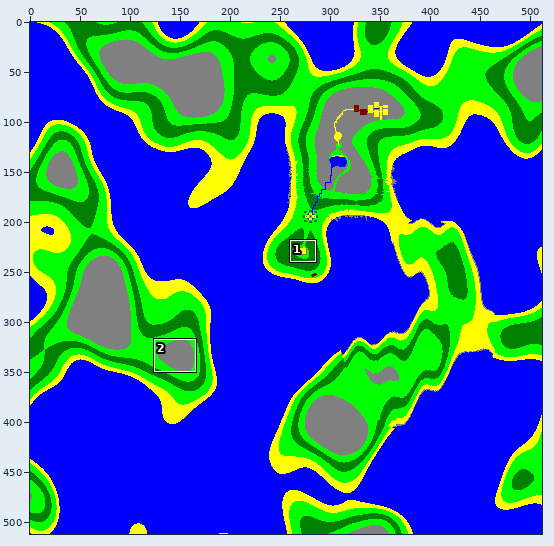
Two versions of one sprite sheet, map.png. The first picture is a wide view before the edit; the outline marks the close-up.
Close-up. The starting point:
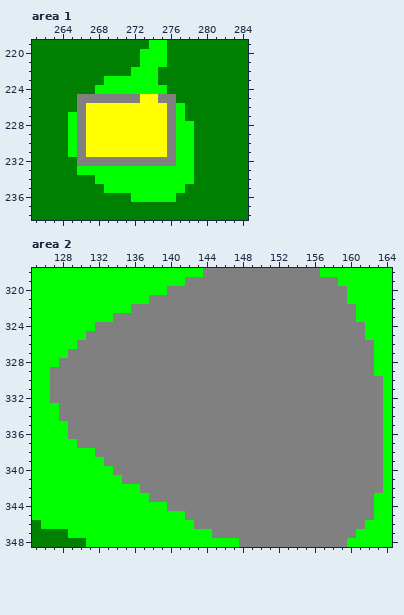
The file is 512x512 pixels. Shown: area 1: x 261..284, y 219..238; area 2: x 125..164, y 318..348. The commit also changed other parts of the picture, which this record leaves out.
The result:
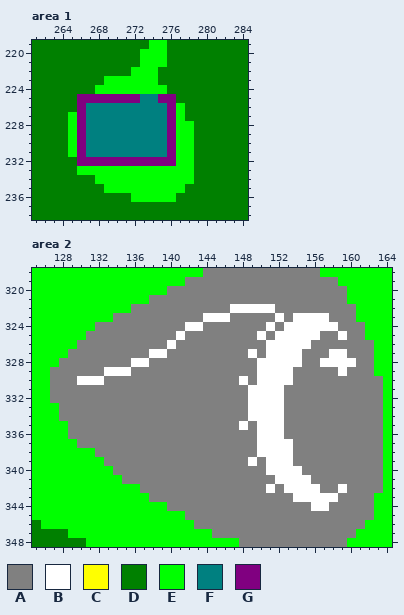
Palette (. is transparent): A #808080  B #ffffff  C #ffff00  D #008000  E #00ff00  F #008080  G #800080
Change:
--- area 1
@@ x 264..278 @@
 224 DDDDEEEEEEEEDDD
-225 DDAAAAAAACCAADD
-226 DDACCCCCCCCCAED
-227 DEACCCCCCCCCAED
-228 DEACCCCCCCCCAEE
-229 DEACCCCCCCCCAEE
-230 DEACCCCCCCCCAEE
-231 DEACCCCCCCCCAEE
-232 DDAAAAAAAAAAAEE
+225 DDGGGGGGGFFGGDD
+226 DDGFFFFFFFFFGED
+227 DEGFFFFFFFFFGED
+228 DEGFFFFFFFFFGEE
+229 DEGFFFFFFFFFGEE
+230 DEGFFFFFFFFFGEE
+231 DEGFFFFFFFFFGEE
+232 DDGGGGGGGGGGGEE
 233 DDEEEEEEEEEEEEE
--- area 2
@@ x 125..164 @@
 321 EEEEEEEEEEEEEAAAAAAAAAAAAAAAAAAAAAAEEEEE
-322 EEEEEEEEEEEAAAAAAAAAAAAAAAAAAAAAAAAAEEEE
-323 EEEEEEEEEAAAAAAAAAAAAAAAAAAAAAAAAAAAEEEE
-324 EEEEEEEAAAAAAAAAAAAAAAAAAAAAAAAAAAAAAEEE
-325 EEEEEEAAAAAAAAAAAAAAAAAAAAAAAAAAAAAAAEEE
-326 EEEEEAAAAAAAAAAAAAAAAAAAAAAAAAAAAAAAAAEE
-327 EEEEAAAAAAAAAAAAAAAAAAAAAAAAAAAAAAAAAAEE
-328 EEEAAAAAAAAAAAAAAAAAAAAAAAAAAAAAAAAAAAEE
-329 EEAAAAAAAAAAAAAAAAAAAAAAAAAAAAAAAAAAAAEE
-330 EEAAAAAAAAAAAAAAAAAAAAAAAAAAAAAAAAAAAAAE
-331 EEAAAAAAAAAAAAAAAAAAAAAAAAAAAAAAAAAAAAAE
-332 EEAAAAAAAAAAAAAAAAAAAAAAAAAAAAAAAAAAAAAE
-333 EEEAAAAAAAAAAAAAAAAAAAAAAAAAAAAAAAAAAAAE
-334 EEEAAAAAAAAAAAAAAAAAAAAAAAAAAAAAAAAAAAAE
-335 EEEEAAAAAAAAAAAAAAAAAAAAAAAAAAAAAAAAAAAE
-336 EEEEAAAAAAAAAAAAAAAAAAAAAAAAAAAAAAAAAAAE
-337 EEEEEAAAAAAAAAAAAAAAAAAAAAAAAAAAAAAAAAAE
-338 EEEEEEEAAAAAAAAAAAAAAAAAAAAAAAAAAAAAAAAE
-339 EEEEEEEEAAAAAAAAAAAAAAAAAAAAAAAAAAAAAAAE
-340 EEEEEEEEEAAAAAAAAAAAAAAAAAAAAAAAAAAAAAAE
-341 EEEEEEEEEEAAAAAAAAAAAAAAAAAAAAAAAAAAAAAE
-342 EEEEEEEEEEEEAAAAAAAAAAAAAAAAAAAAAAAAAAAE
-343 EEEEEEEEEEEEEAAAAAAAAAAAAAAAAAAAAAAAAAEE
-344 EEEEEEEEEEEEEEEAAAAAAAAAAAAAAAAAAAAAAAEE
+322 EEEEEEEEEEEAAAAAAAAAAABBBBBAAAAAAAAAEEEE
+323 EEEEEEEEEAAAAAAAAAABBBAAAAABABBBBAAAEEEE
+324 EEEEEEEAAAAAAAAAABBAAAAAAABABBBBBBAAAEEE
+325 EEEEEEAAAAAAAAAABAAAAAAAABABBBBBAABAAEEE
+326 EEEEEAAAAAAAAAABAAAAAAAAAABBBBBAAAAAAAEE
+327 EEEEAAAAAAAAABBAAAAAAAAABABBBBAAABBAAAEE
+328 EEEAAAAAAAABBAAAAAAAAAAAABBBBBAABBBBAAEE
+329 EEAAAAAABBBAAAAAAAAAAAAAABBBBAAAAABAAAEE
+330 EEAAABBBAAAAAAAAAAAAAAABABBBBAAAAAAAAAAE
+331 EEAAAAAAAAAAAAAAAAAAAAAABBBBAAAAAAAAAAAE
+332 EEAAAAAAAAAAAAAAAAAAAAAABBBBAAAAAAAAAAAE
+333 EEEAAAAAAAAAAAAAAAAAAAAABBBBAAAAAAAAAAAE
+334 EEEAAAAAAAAAAAAAAAAAAAAABBBBAAAAAAAAAAAE
+335 EEEEAAAAAAAAAAAAAAAAAAABABBBAAAAAAAAAAAE
+336 EEEEAAAAAAAAAAAAAAAAAAAAABBBAAAAAAAAAAAE
+337 EEEEEAAAAAAAAAAAAAAAAAAAABBBBAAAAAAAAAAE
+338 EEEEEEEAAAAAAAAAAAAAAAAAABBBBAAAAAAAAAAE
+339 EEEEEEEEAAAAAAAAAAAAAAAABABBBAAAAAAAAAAE
+340 EEEEEEEEEAAAAAAAAAAAAAAAAABBBBAAAAAAAAAE
+341 EEEEEEEEEEAAAAAAAAAAAAAAAAABBBBAAAAAAAAE
+342 EEEEEEEEEEEEAAAAAAAAAAAAAABABBBBAABAAAAE
+343 EEEEEEEEEEEEEAAAAAAAAAAAAAAAABBBBBAAAAEE
+344 EEEEEEEEEEEEEEEAAAAAAAAAAAAAAAABBAAAAAEE
 345 EEEEEEEEEEEEEEEEEAAAAAAAAAAAAAAAAAAAAAEE
Pixel boxes of the changes (left, top, right, bottom) in both close-ups:
changed: (77, 94, 176, 166)
changed: (77, 304, 356, 511)
